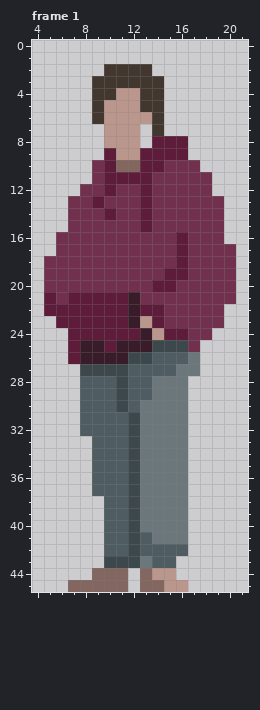
Pixel-art file, stored at Assets/Sprites/Animaciones - Claire.aseprite. Above is the file before it was changed.
26x46 pixels, 1 frame. Shown: frame 1: x 4..21, y 0..45. The commit also changed other frames, which this record leaves out.
Now the later version:
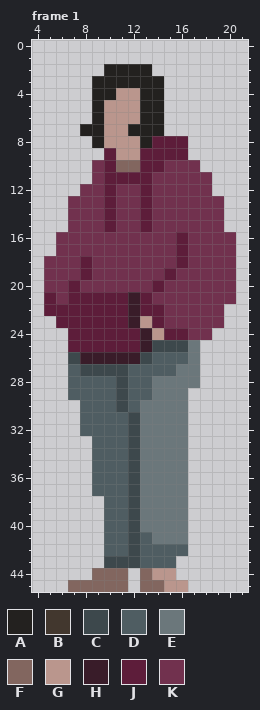
Palette (. is transparent): A #23211f  B #42372e  C #3d484c  D #4f5d62  E #6b777b  F #82665f  G #ba968d  H #391c29  J #5d1d3a  K #71314e
Author's note on the commit: Claire animations uptade
Change:
layer "Claire Breathing Idle" added
layer "Layer 1" removed
--- frame 1, layer "Claire Breathing Idle"
@@ x 6..16 @@
  1 ...........
- 2 ....BBBB...
- 3 ...BBBBBB..
- 4 ...BBGGBB..
- 5 ...BGGGBB..
- 6 ...BGGGGB..
- 7 ....GGG.B..
- 8 ....GGG.JJJ
+ 2 ....AAAA...
+ 3 ...AAAAAA..
+ 4 ...AAGGAA..
+ 5 ...AGGGAA..
+ 6 ...AGGGAA..
+ 7 ..AAGGAAA..
+ 8 ...AGGGAJJJ
  9 ....JGGJJJJ
@@ x 4..21 @@
 12 ....KKJKKJKKKKK...
-13 ...KKJKKKJKKKKKK..
+13 ...KKKJKKJKKKKKK..
 14 ...KKKJKKJKKKKKK..
-15 ...KKKKKKJKKKKKK..
-16 ..KKKKKKKKKKJKKK..
+15 ...KKKJKKJKKKKKK..
+16 ..KKKKKKKKKKJKKKK.
 17 ..KKKKKKKKKKJKKKK.
-18 .KKKKKKKKKKKJKKKK.
-19 .KKKKKKKKKKJJKKKK.
-20 .KKKKKKKKKJJKKKKK.
-21 .JKJJJJJHKKKKKKKK.
+18 .KKKJKKKKKKKJKKKK.
+19 .KKKJKKKKKKJKKKKK.
+20 .KKJKKKKKKJKKKKKK.
+21 .JKJJJJJHJKKKKKKK.
 22 .JJJJJJJHJJKKKKK..
@@ x 4..21 @@
 24 ...JJJJJJHGJJKK...
-25 ...JHHJHHHCCCK....
-26 ...JHHHHCCDDDE....
-27 ....CCCCDDDDEE....
-28 ....DDDCDDEEE.....
-29 ....DDDCDDEEE.....
+25 ...JJJJJJHCCCE....
+26 ...CHHHHHCDDDE....
+27 ...DCCCCDDDDEE....
+28 ...DDDDCDDEEEE....
+29 ...DDDDCDDEEE.....
 30 ....DDDCDEEEE.....
@@ x 11..15 @@
 42 DCDDD
-43 CCEDD
+43 CCDDD
 44 F.FGG
